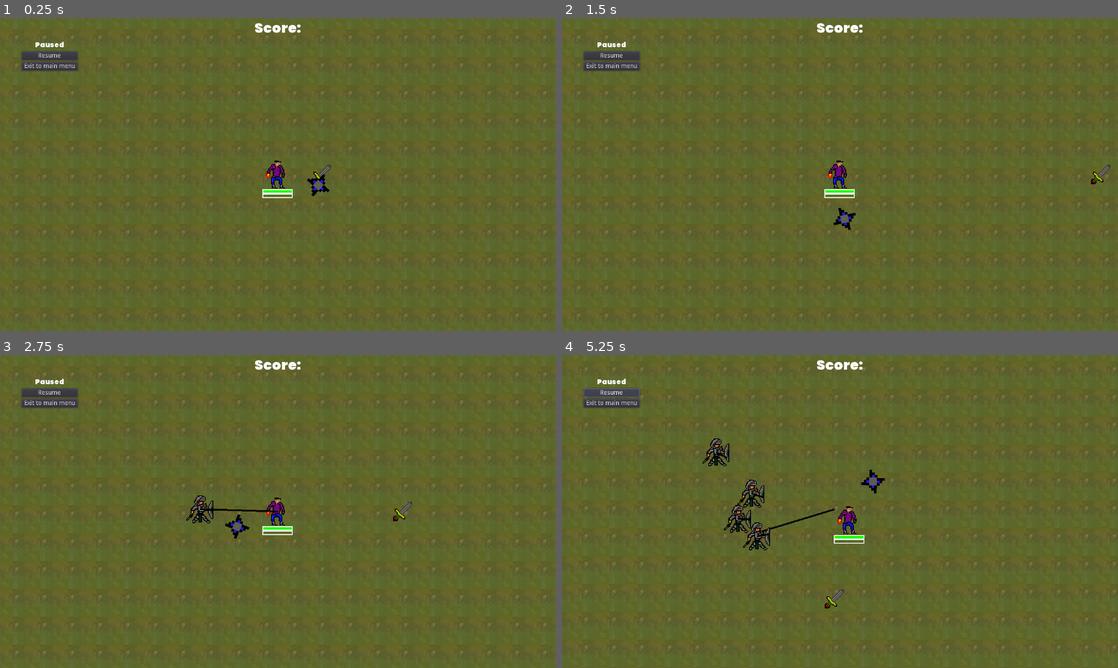
Above: before the commit, frames 1-4 (two rows, left to right).
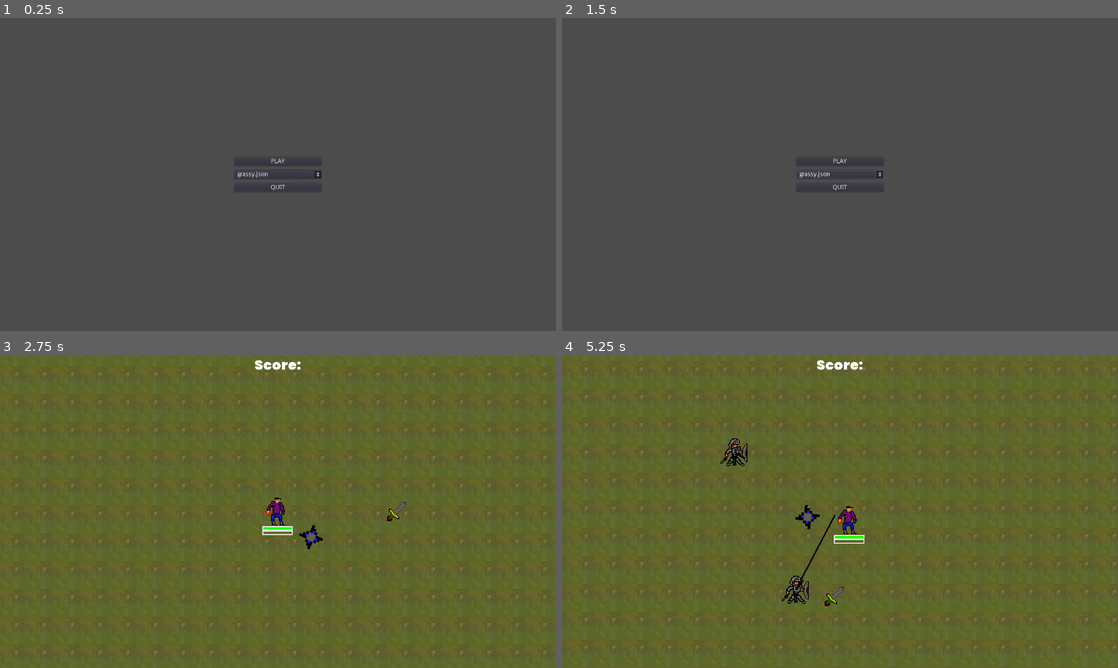
Above: after the commit, the same moments.

Repository: RM35/vigilant-octo-doodle
Game: Godot game, scene res://scenes/main_menu/main_menu.tscn
Two runs of this game, one before a commit and one after it. Both use one fixed random seed, a clock stepped at 60 frames per second and the inputs below. Before the commit the project starts from res://scenes/world/world.tscn. Sound files missing from this copy of the repository are replaced by a short silence.
Inputs (mouse positions are in pixels of both pictures, inside the frame that each line leads up to):
- Up to frame 1 (0.25 s): no input
- Up to frame 2 (1.5 s): click (840, 174) at 0.5 s, where only the run after the commit has a clickable "grassy.json"; click (840, 161) at 1.25 s, where only the run after the commit has a clickable "PLAY"
- Up to frame 3 (2.75 s): click (278, 498) at 2 s, where only the run after the commit has a clickable "PLAY"
- Up to frame 4 (5.25 s): click (612, 392) at 2.75 s, where only the run before the commit has a clickable "Resume"; hold D (right) 3.53-4.28 s; hold S (down) 4.28-5.03 s; hold D (right) from 5.03 s (still down)

The runs differ from the first frame. In frame 1, 100% of the frame differs, in the area x 0-100%, y 0-100%; in frame 2, 99%; in frame 3, 1.4%; in frame 4, 2.6%.

Commit message:
feat: Add levlling up menu

Diff:
--- a/autoloads/global_data.gd
+++ b/autoloads/global_data.gd
@@ -1,3 +1,5 @@
 extends Node
 
 enum STATE {MAIN, PAUSE, PLAY}
+
+var selected_level
--- a/project.godot
+++ b/project.godot
@@ -27,7 +27,7 @@
 [application]
 
 config/name="banana_regulation"
-run/main_scene="res://scenes/world/world.tscn"
+run/main_scene="res://scenes/main_menu/main_menu.tscn"
 config/icon="res://icon.png"
 
 [autoload]
--- a/scenes/enemy/enemy.tscn
+++ b/scenes/enemy/enemy.tscn
@@ -8,6 +8,7 @@
 radius = 13.0384
 
 [node name="Enemy" type="KinematicBody2D" groups=["enemy"]]
+z_index = 2
 collision_layer = 3
 script = ExtResource( 2 )
 
--- a/scenes/gem/gem.gd
+++ b/scenes/gem/gem.gd
@@ -1,7 +1,7 @@
 extends Node2D
 
 onready var player = get_node("../../Player")
-var xp = 10
+var xp = 100
 var speed = 200
 
 func _process(delta):
--- a/scenes/gem/gem.tscn
+++ b/scenes/gem/gem.tscn
@@ -24,6 +24,7 @@
 
 [node name="Gem" type="Node2D"]
 rotation = -0.174533
+z_index = 1
 script = ExtResource( 3 )
 
 [node name="Sprite" type="Sprite" parent="."]
@@ -44,8 +45,8 @@
 collision_mask = 4
 
 [node name="CollisionShape2D" type="CollisionShape2D" parent="Area2D"]
+visible = false
 rotation = -2.98023e-08
-scale = Vector2( 1, 1 )
 shape = SubResource( 2 )
 
 [connection signal="body_entered" from="Area2D" to="." method="_on_Area2D_body_entered"]
--- /dev/null
+++ b/scenes/level_up_menu/level_up.gd
@@ -0,0 +1,26 @@
+extends Control
+
+var upgrade: int
+var upgrades: Array = ["+1 Knife", "+1 Shuriken"]
+var choice = []
+var rng = RandomNumberGenerator.new()
+
+func roll_upgrades():
+	rng.randomize()
+	choice = []
+	for i in range(3):
+		choice.append(upgrades[rng.randi_range(0, len(upgrades) - 1)])
+
+func _on_O1_pressed():
+	do_upgrade(0)
+
+func _on_O2_pressed():
+	do_upgrade(0)
+
+func _on_O3_pressed():
+	do_upgrade(0)
+
+func do_upgrade(which: int):
+	print("upgrading " + str(choice[which]))
+	visible = false
+	get_tree().paused = false
--- /dev/null
+++ b/scenes/level_up_menu/level_up.tscn
@@ -0,0 +1,49 @@
+[gd_scene load_steps=2 format=2]
+
+[ext_resource path="res://scenes/level_up_menu/level_up.gd" type="Script" id=1]
+
+[node name="LevelUp" type="Control"]
+anchor_right = 1.0
+anchor_bottom = 1.0
+script = ExtResource( 1 )
+
+[node name="MC" type="MarginContainer" parent="."]
+anchor_left = 0.5
+anchor_top = 0.5
+anchor_right = 0.5
+anchor_bottom = 0.5
+margin_left = -88.0
+margin_top = -84.0
+margin_right = 88.0
+margin_bottom = 84.0
+custom_constants/margin_right = 50
+custom_constants/margin_top = 50
+custom_constants/margin_left = 50
+custom_constants/margin_bottom = 50
+
+[node name="VB" type="VBoxContainer" parent="MC"]
+margin_left = 50.0
+margin_top = 50.0
+margin_right = 126.0
+margin_bottom = 118.0
+
+[node name="O1" type="Button" parent="MC/VB"]
+margin_right = 76.0
+margin_bottom = 20.0
+text = "OPTION 1"
+
+[node name="O2" type="Button" parent="MC/VB"]
+margin_top = 24.0
+margin_right = 76.0
+margin_bottom = 44.0
+text = "OPTION 2"
+
+[node name="O3" type="Button" parent="MC/VB"]
+margin_top = 48.0
+margin_right = 76.0
+margin_bottom = 68.0
+text = "OPTION 3"
+
+[connection signal="pressed" from="MC/VB/O1" to="." method="_on_O1_pressed"]
+[connection signal="pressed" from="MC/VB/O2" to="." method="_on_O2_pressed"]
+[connection signal="pressed" from="MC/VB/O3" to="." method="_on_O3_pressed"]
--- a/scenes/main_menu/main_menu.gd
+++ b/scenes/main_menu/main_menu.gd
@@ -1,8 +1,29 @@
 extends Control
 
+func _ready():
+	get_available_levels()
+	GlobalData.selected_level = $CC/VB/OptionButton.get_item_text(0)
+
+func get_available_levels():
+	var dir = Directory.new()
+	var levels = []
+	if dir.open("res://scenes/spawner/levels/") == OK:
+		dir.list_dir_begin()
+		var file_name = dir.get_next()
+		print(file_name)
+		while file_name != "":
+			if !dir.current_is_dir():
+				levels.append(file_name)
+			file_name = dir.get_next()
+	for level in levels:
+		$CC/VB/OptionButton.add_item(level)
 
 func _on_Play_pressed():
-	get_tree().change_scene("")
+	get_tree().change_scene("res://scenes/world/world.tscn")
 
 func _on_Quit_pressed():
 	get_tree().quit()
+
+func _on_OptionButton_item_selected(index):
+	GlobalData.selected_level = $CC/VB/OptionButton.get_item_text(index)
+	print(GlobalData.selected_level)
--- a/scenes/main_menu/main_menu.tscn
+++ b/scenes/main_menu/main_menu.tscn
@@ -12,10 +12,10 @@
 anchor_bottom = 1.0
 
 [node name="VB" type="VBoxContainer" parent="CC"]
-margin_left = 700.0
-margin_top = 575.0
-margin_right = 900.0
-margin_bottom = 625.0
+margin_left = 540.0
+margin_top = 320.0
+margin_right = 740.0
+margin_bottom = 400.0
 custom_constants/separation = 10
 
 [node name="Play" type="Button" parent="CC/VB"]
@@ -26,14 +26,21 @@
 size_flags_vertical = 4
 text = "PLAY"
 
-[node name="Quit" type="Button" parent="CC/VB"]
+[node name="OptionButton" type="OptionButton" parent="CC/VB"]
 margin_top = 30.0
 margin_right = 200.0
 margin_bottom = 50.0
+text = "Item 0"
+
+[node name="Quit" type="Button" parent="CC/VB"]
+margin_top = 60.0
+margin_right = 200.0
+margin_bottom = 80.0
 rect_min_size = Vector2( 200, 0 )
 size_flags_horizontal = 4
 size_flags_vertical = 4
 text = "QUIT"
 
 [connection signal="pressed" from="CC/VB/Play" to="." method="_on_Play_pressed"]
+[connection signal="item_selected" from="CC/VB/OptionButton" to="." method="_on_OptionButton_item_selected"]
 [connection signal="pressed" from="CC/VB/Quit" to="." method="_on_Quit_pressed"]
--- a/scenes/pause_menu/pause_menu.tscn
+++ b/scenes/pause_menu/pause_menu.tscn
@@ -11,6 +11,7 @@
 script = ExtResource( 2 )
 
 [node name="MC" type="MarginContainer" parent="."]
+visible = false
 margin_right = 179.0
 margin_bottom = 720.0
 custom_constants/margin_right = 50
--- a/scenes/player/player.gd
+++ b/scenes/player/player.gd
@@ -48,15 +48,12 @@
 			health -= 1
 
 func level_up():
-	print("levelled up")
+	$LevelUp.visible = true
+	$LevelUp.roll_upgrades()
+	get_tree().paused = true
 
 func end_level():
 	print(end_level())
-
-func _on_PBXP_changed():
-	if xp >= 100:
-		level_up()
-		xp = 0
 
 func _on_PBHP_changed():
 	if health <= 0:
@@ -64,3 +61,6 @@
 
 func collect_gem(xp_amount):
 	xp += xp_amount
+	if xp >= 100:
+		level_up()
+		xp = 0
--- a/scenes/player/player.tscn
+++ b/scenes/player/player.tscn
@@ -6,11 +6,13 @@
 [ext_resource path="res://scenes/weapon/knife/knife.tscn" type="PackedScene" id=4]
 [ext_resource path="res://scenes/player/xpbar_theme.tres" type="Theme" id=5]
 [ext_resource path="res://scenes/gem/shuriken.tscn" type="PackedScene" id=6]
+[ext_resource path="res://scenes/level_up_menu/level_up.tscn" type="PackedScene" id=7]
 
 [sub_resource type="CapsuleShape2D" id=1]
 radius = 9.0
 
 [node name="Player" type="KinematicBody2D"]
+z_index = 3
 collision_layer = 5
 script = ExtResource( 2 )
 
@@ -90,5 +92,8 @@
 
 [node name="Shuriken" parent="Shurikens" instance=ExtResource( 6 )]
 
+[node name="LevelUp" parent="." instance=ExtResource( 7 )]
+pause_mode = 2
+visible = false
+
 [connection signal="changed" from="Health/CC/PBHP" to="." method="_on_PBHP_changed"]
-[connection signal="changed" from="XP/CC/PBXP" to="." method="_on_PBXP_changed"]
--- /dev/null
+++ b/scenes/spawner/levels/other_level.json
@@ -0,0 +1,9 @@
+[
+    {
+        "start": 0,
+        "type": "recurring",
+        "enemy": "slime.tres",
+        "duration": 600,
+        "delay": 1
+    }
+]
--- a/scenes/spawner/spawner.gd
+++ b/scenes/spawner/spawner.gd
@@ -6,7 +6,6 @@
 var rng = RandomNumberGenerator.new()
 var elapsed_time: int = 0
 
-export(String) var level_path = "res://scenes/spawner/levels/grassy.json"
 var level = []
 var level_stage = 0
 
@@ -18,7 +17,10 @@
 	return (random_direction * 100) + player.global_position
 
 func _ready():
-	load_level(level_path)
+	load_level("res://scenes/spawner/levels/" +
+				GlobalData.selected_level)
+	print("res://scenes/spawner/levels/" +
+				GlobalData.selected_level)
 
 func load_level(json_path):
 	var file = File.new()
--- a/scenes/world/world.tscn
+++ b/scenes/world/world.tscn
@@ -34,8 +34,8 @@
 [node name="Player" parent="." instance=ExtResource( 3 )]
 position = Vector2( 402, 167 )
 
+[node name="Pause" parent="." instance=ExtResource( 5 )]
+
 [node name="HUD" parent="." instance=ExtResource( 4 )]
 
 [node name="Spawner" parent="." instance=ExtResource( 7 )]
-
-[node name="Pause" parent="." instance=ExtResource( 5 )]
Not shown: 1 places in scenes/player/player.tscn that only renumber resources
